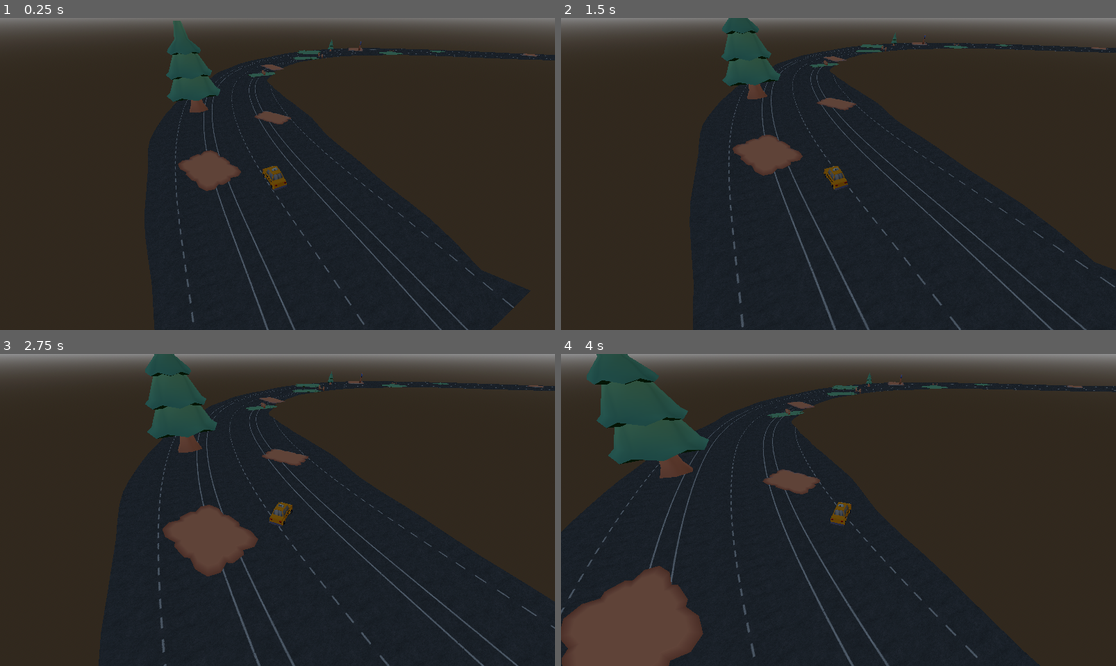
Above: before the commit, frames 1-4 (two rows, left to right).
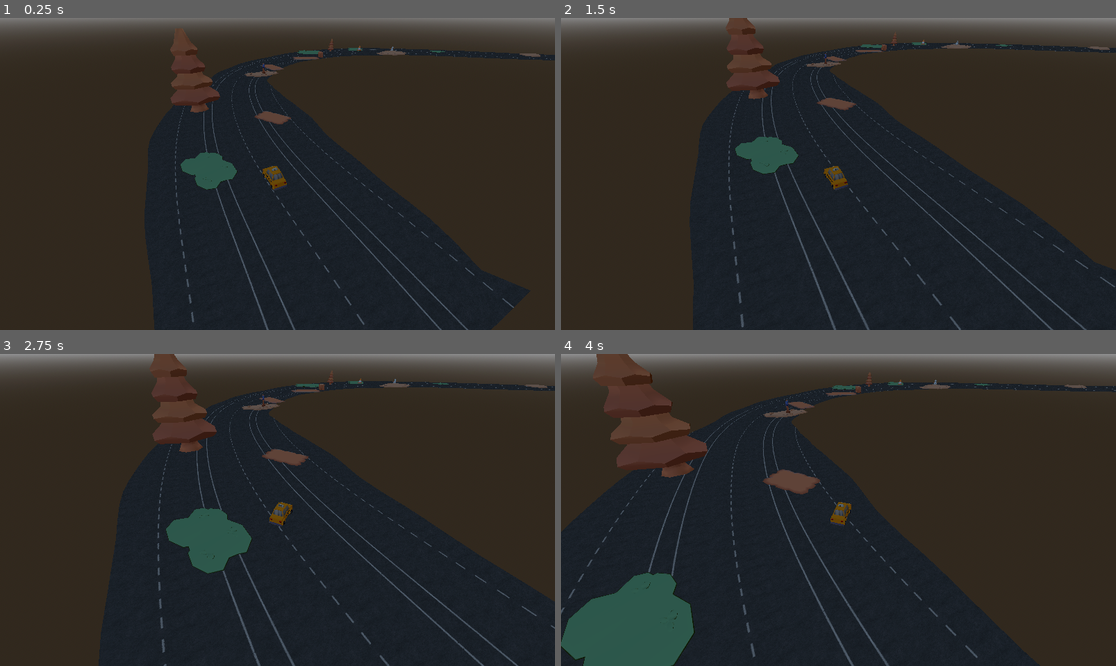
Above: after the commit, the same moments.

Repository: RuntimeRebelsStudio/YouAreYourOwnEnemy
Game: Godot game, scene res://scenes/main/main.tscn
Two runs of this game, one before a commit and one after it. Both use one fixed random seed, a clock stepped at 60 frames per second and the inputs below.
Inputs:
- Up to frame 1 (0.25 s): no input
- Up to frame 2 (1.5 s): hold D (right) 0.53-1.28 s; hold S (backward) from 1.28 s (still down)
- Up to frame 3 (2.75 s): release S (backward) at 2.03 s; hold D (right) from 2.03 s (still down)
- Up to frame 4 (4 s): release D (right) at 2.78 s; hold W (forward) 2.78-3.53 s; hold A (left) from 3.53 s (still down)

The runs differ from the first frame. In frame 1, 2.7% of the frame differs, in the area x 29-98%, y 0-56%; in frame 2, 2.9%; in frame 3, 5.1%; in frame 4, 11%, in the area x 0-95%, y 0-100%.

Commit message:
feat: New obstacles

Diff:
--- /dev/null
+++ b/scenes/obstacle/box.tscn
@@ -0,0 +1,25 @@
+[gd_scene format=3 uid="uid://bx324nd5hgaa1"]
+
+[ext_resource type="Script" uid="uid://dawbdelns5vi6" path="res://scenes/obstacle/obstacle.gd" id="1_223ev"]
+[ext_resource type="PackedScene" uid="uid://dmqhhhqquv1tv" path="res://assets/obstacle/FBX-car/box.fbx" id="2_223ev"]
+
+[sub_resource type="BoxShape3D" id="BoxShape3D_6v33g"]
+size = Vector3(0.70043945, 0.70513916, 0.7020874)
+
+[sub_resource type="BoxShape3D" id="BoxShape3D_8ri8m"]
+size = Vector3(0.71429443, 0.7180176, 0.7180176)
+
+[node name="Box" type="StaticBody3D" unique_id=1566826809]
+script = ExtResource("1_223ev")
+
+[node name="box" parent="." unique_id=2061963513 instance=ExtResource("2_223ev")]
+
+[node name="CollisionShape3D" type="CollisionShape3D" parent="." unique_id=1496283988]
+transform = Transform3D(1, 0, 0, 0, 1, 0, 0, 0, 1, -0.0008544922, 0.3565979, -0.002532959)
+shape = SubResource("BoxShape3D_6v33g")
+
+[node name="HitBox" type="Area3D" parent="." unique_id=1867456083]
+
+[node name="CollisionShape3D" type="CollisionShape3D" parent="HitBox" unique_id=1636489866]
+transform = Transform3D(1, 0, 0, 0, 1, 0, 0, 0, 1, 0.0011291504, 0.35437012, -0.0028076172)
+shape = SubResource("BoxShape3D_8ri8m")
--- a/scenes/obstacle/character-archer.tscn
+++ b/scenes/obstacle/character-archer.tscn
@@ -1,6 +1,6 @@
 [gd_scene format=3 uid="uid://c41qrik1upfj0"]
 
-[ext_resource type="PackedScene" uid="uid://b5lkei6o0omgo" path="res://assets/obstacle/FBX/character-archer.fbx" id="1_g0304"]
+[ext_resource type="PackedScene" uid="uid://chpk0gwrey258" path="res://assets/obstacle/FBX-forest/character-archer.fbx" id="1_g0304"]
 [ext_resource type="Script" uid="uid://dawbdelns5vi6" path="res://scenes/obstacle/obstacle.gd" id="1_gaqt4"]
 
 [sub_resource type="BoxShape3D" id="BoxShape3D_6v33g"]
@@ -19,7 +19,7 @@
 script = ExtResource("1_gaqt4")
 max_scale = 5.0
 
-[node name="character-archer" parent="." unique_id=1425049990 instance=ExtResource("1_g0304")]
+[node name="character-archer2" parent="." unique_id=1926406595 instance=ExtResource("1_g0304")]
 
 [node name="CollisionShape3D2" type="CollisionShape3D" parent="." unique_id=2121591627]
 transform = Transform3D(1, 0, 0, 0, 1, 0, 0, 0, 1, 0.00061035156, 0.4896698, 0.0024414063)
--- /dev/null
+++ b/scenes/obstacle/cone.tscn
@@ -0,0 +1,26 @@
+[gd_scene format=3 uid="uid://csnbpxd6du13x"]
+
+[ext_resource type="Script" uid="uid://dawbdelns5vi6" path="res://scenes/obstacle/obstacle.gd" id="1_dlyd5"]
+[ext_resource type="PackedScene" uid="uid://dn6qpw3tmmvxo" path="res://assets/obstacle/FBX-car/cone.fbx" id="2_dlyd5"]
+
+[sub_resource type="BoxShape3D" id="BoxShape3D_awc0p"]
+size = Vector3(0.46655273, 0.5921631, 0.4673462)
+
+[sub_resource type="BoxShape3D" id="BoxShape3D_8ri8m"]
+size = Vector3(0.47766113, 0.6027832, 0.47302246)
+
+[node name="Cone" type="StaticBody3D" unique_id=624668857]
+script = ExtResource("1_dlyd5")
+max_scale = 4.0
+
+[node name="cone" parent="." unique_id=1150060469 instance=ExtResource("2_dlyd5")]
+
+[node name="CollisionShape3D" type="CollisionShape3D" parent="." unique_id=2138968162]
+transform = Transform3D(1, 0, 0, 0, 1, 0, 0, 0, 1, -0.0015869141, 0.30096436, -0.0011291504)
+shape = SubResource("BoxShape3D_awc0p")
+
+[node name="HitBox" type="Area3D" parent="." unique_id=257463025]
+
+[node name="CollisionShape3D" type="CollisionShape3D" parent="HitBox" unique_id=1870510370]
+transform = Transform3D(1, 0, 0, 0, 1, 0, 0, 0, 1, 6.1035156e-05, 0.30065918, -0.00079345703)
+shape = SubResource("BoxShape3D_8ri8m")
--- a/scenes/obstacle/dirt_patch.tscn
+++ b/scenes/obstacle/dirt_patch.tscn
@@ -1,7 +1,7 @@
 [gd_scene format=3 uid="uid://b5a0ee58quw6w"]
 
 [ext_resource type="Script" uid="uid://xhnkyc8p0cin" path="res://scenes/obstacle/patch.gd" id="1_s68ox"]
-[ext_resource type="PackedScene" uid="uid://br43qrdgqy181" path="res://assets/obstacle/FBX/patch-dirt.fbx" id="2_s68ox"]
+[ext_resource type="PackedScene" uid="uid://cvikybif3a2ql" path="res://assets/obstacle/FBX-forest/patch-dirt.fbx" id="2_s68ox"]
 
 [sub_resource type="BoxShape3D" id="BoxShape3D_8ri8m"]
 size = Vector3(0.88319397, 0.15344238, 0.8859558)
@@ -9,8 +9,8 @@
 [node name="DirtPatch" type="Area3D" unique_id=1886335771]
 script = ExtResource("1_s68ox")
 
+[node name="patch-dirt2" parent="." unique_id=1364344542 instance=ExtResource("2_s68ox")]
+
 [node name="CollisionShape3D" type="CollisionShape3D" parent="." unique_id=898003675]
 transform = Transform3D(1, 0, 0, 0, 1, 0, 0, 0, 1, -0.01108551, 0.07672119, 0.011764526)
 shape = SubResource("BoxShape3D_8ri8m")
-
-[node name="patch-dirt" parent="." unique_id=668612467 instance=ExtResource("2_s68ox")]
--- a/scenes/obstacle/fence.tscn
+++ b/scenes/obstacle/fence.tscn
@@ -1,6 +1,6 @@
 [gd_scene format=3 uid="uid://w18hi4430yl8"]
 
-[ext_resource type="PackedScene" uid="uid://cgnq58u4nxaoa" path="res://assets/obstacle/FBX/fence.fbx" id="1_7g223"]
+[ext_resource type="PackedScene" uid="uid://dyv4dq8a316sq" path="res://assets/obstacle/FBX-forest/fence.fbx" id="1_7g223"]
 [ext_resource type="Script" uid="uid://dawbdelns5vi6" path="res://scenes/obstacle/obstacle.gd" id="1_22en1"]
 
 [sub_resource type="BoxShape3D" id="BoxShape3D_7g223"]
@@ -13,7 +13,7 @@
 script = ExtResource("1_22en1")
 max_scale = 4.0
 
-[node name="fence" parent="." unique_id=947928132 instance=ExtResource("1_7g223")]
+[node name="fence2" parent="." unique_id=264562992 instance=ExtResource("1_7g223")]
 
 [node name="CollisionShape3D" type="CollisionShape3D" parent="." unique_id=1656015015]
 transform = Transform3D(1, 0, 0, 0, 1, 0, 0, 0, 1, -0.009033203, 0.2052002, 0.004135132)
--- a/scenes/obstacle/flag.tscn
+++ b/scenes/obstacle/flag.tscn
@@ -1,7 +1,7 @@
 [gd_scene format=3 uid="uid://ctqlorav2l0je"]
 
 [ext_resource type="Script" uid="uid://dawbdelns5vi6" path="res://scenes/obstacle/obstacle.gd" id="1_cqdqj"]
-[ext_resource type="PackedScene" uid="uid://blt2gw782t0t6" path="res://assets/obstacle/FBX/flag.fbx" id="2_2ba2j"]
+[ext_resource type="PackedScene" uid="uid://n46wyoeuisgb" path="res://assets/obstacle/FBX-forest/flag.fbx" id="2_2ba2j"]
 
 [sub_resource type="BoxShape3D" id="BoxShape3D_cqdqj"]
 size = Vector3(0.14593506, 0.75038147, 0.15184021)
@@ -16,7 +16,7 @@
 script = ExtResource("1_cqdqj")
 max_scale = 7.0
 
-[node name="flag" parent="." unique_id=1534784782 instance=ExtResource("2_2ba2j")]
+[node name="flag2" parent="." unique_id=276072822 instance=ExtResource("2_2ba2j")]
 
 [node name="CollisionShape3D" type="CollisionShape3D" parent="." unique_id=334687442]
 transform = Transform3D(1, 0, 0, 0, 1, 0, 0, 0, 1, 0.0057678223, 0.37747955, -0.0005874634)
--- a/scenes/obstacle/grass_patch.tscn
+++ b/scenes/obstacle/grass_patch.tscn
@@ -1,7 +1,7 @@
 [gd_scene format=3 uid="uid://ddinchd45rroe"]
 
 [ext_resource type="Script" uid="uid://xhnkyc8p0cin" path="res://scenes/obstacle/patch.gd" id="1_5e71b"]
-[ext_resource type="PackedScene" uid="uid://deqao05wuulp4" path="res://assets/obstacle/FBX/patch-grass.fbx" id="1_mvifc"]
+[ext_resource type="PackedScene" uid="uid://craka22g2m4o5" path="res://assets/obstacle/FBX-forest/patch-grass.fbx" id="1_mvifc"]
 
 [sub_resource type="BoxShape3D" id="BoxShape3D_8ri8m"]
 size = Vector3(0.88319397, 0.15344238, 0.8859558)
@@ -9,7 +9,7 @@
 [node name="GrassPatch" type="Area3D" unique_id=1886335771]
 script = ExtResource("1_5e71b")
 
-[node name="patch-grass" parent="." unique_id=154619513 instance=ExtResource("1_mvifc")]
+[node name="patch-grass2" parent="." unique_id=1604982856 instance=ExtResource("1_mvifc")]
 
 [node name="CollisionShape3D" type="CollisionShape3D" parent="." unique_id=898003675]
 transform = Transform3D(1, 0, 0, 0, 1, 0, 0, 0, 1, -0.01108551, 0.07672119, 0.011764526)
--- /dev/null
+++ b/scenes/obstacle/pine_fall.tscn
@@ -0,0 +1,40 @@
+[gd_scene format=3 uid="uid://c452hmrrmfxvi"]
+
+[ext_resource type="PackedScene" uid="uid://dy6wj4w8wowu6" path="res://assets/obstacle/FBX-graveyard/pine-fall.fbx" id="1_1hmha"]
+[ext_resource type="Script" uid="uid://dawbdelns5vi6" path="res://scenes/obstacle/obstacle.gd" id="1_u8r7e"]
+
+[sub_resource type="BoxShape3D" id="BoxShape3D_u8r7e"]
+size = Vector3(0.4597168, 0.33068848, 0.3918457)
+
+[sub_resource type="BoxShape3D" id="BoxShape3D_7vq2e"]
+size = Vector3(0.98657227, 1.8119507, 1.1499634)
+
+[sub_resource type="BoxShape3D" id="BoxShape3D_8ri8m"]
+size = Vector3(0.48657227, 0.5024414, 0.42248535)
+
+[sub_resource type="BoxShape3D" id="BoxShape3D_6v33g"]
+size = Vector3(1, 1.8497314, 1.1809082)
+
+[node name="PineFall" type="StaticBody3D" unique_id=1814486384]
+script = ExtResource("1_u8r7e")
+max_scale = 7.0
+
+[node name="pine-fall" parent="." unique_id=1186503612 instance=ExtResource("1_1hmha")]
+
+[node name="CollisionShape3D" type="CollisionShape3D" parent="." unique_id=1160076257]
+transform = Transform3D(1, 0, 0, 0, 1, 0, 0, 0, 1, -0.013793945, 0.14483643, -0.004760742)
+shape = SubResource("BoxShape3D_u8r7e")
+
+[node name="CollisionShape3D2" type="CollisionShape3D" parent="." unique_id=1538773012]
+transform = Transform3D(1, 0, 0, 0, 1, 0, 0, 0, 1, 0.00061035156, 1.2701164, -0.0025939941)
+shape = SubResource("BoxShape3D_7vq2e")
+
+[node name="HitBox" type="Area3D" parent="." unique_id=1968219292]
+
+[node name="CollisionShape3D" type="CollisionShape3D" parent="HitBox" unique_id=285128858]
+transform = Transform3D(1, 0, 0, 0, 1, 0, 0, 0, 1, -0.018188477, 0.2487793, -0.0065307617)
+shape = SubResource("BoxShape3D_8ri8m")
+
+[node name="CollisionShape3D2" type="CollisionShape3D" parent="HitBox" unique_id=2058740270]
+transform = Transform3D(1, 0, 0, 0, 1, 0, 0, 0, 1, 0, 1.2771217, -0.0010986328)
+shape = SubResource("BoxShape3D_6v33g")
--- a/scenes/obstacle/rocks-low.tscn
+++ b/scenes/obstacle/rocks-low.tscn
@@ -1,6 +1,6 @@
 [gd_scene format=3 uid="uid://bpg7mlyejki43"]
 
-[ext_resource type="PackedScene" uid="uid://4o0fd1i1xs7r" path="res://assets/obstacle/FBX/rocks-low.fbx" id="1_uvkgx"]
+[ext_resource type="PackedScene" uid="uid://w7v42a0lkn20" path="res://assets/obstacle/FBX-forest/rocks-low.fbx" id="1_uvkgx"]
 [ext_resource type="Script" uid="uid://dawbdelns5vi6" path="res://scenes/obstacle/obstacle.gd" id="2_v6wdc"]
 
 [sub_resource type="BoxShape3D" id="BoxShape3D_8ri8m"]
@@ -13,7 +13,7 @@
 script = ExtResource("2_v6wdc")
 max_scale = 5.0
 
-[node name="rocks-low" parent="." unique_id=2040545796 instance=ExtResource("1_uvkgx")]
+[node name="rocks-low" parent="." unique_id=305773558 instance=ExtResource("1_uvkgx")]
 
 [node name="CollisionShape3D" type="CollisionShape3D" parent="." unique_id=241264509]
 transform = Transform3D(1, 0, 0, 0, 1, 0, 0, 0, 1, 0, 0.24194336, 0)
--- /dev/null
+++ b/scenes/obstacle/sand_foliage_patch.tscn
@@ -0,0 +1,18 @@
+[gd_scene format=3 uid="uid://hst4bjqfi5bk"]
+
+[ext_resource type="Script" uid="uid://xhnkyc8p0cin" path="res://scenes/obstacle/patch.gd" id="1_6vbn7"]
+[ext_resource type="PackedScene" uid="uid://nregmfxm5dcb" path="res://assets/obstacle/FBX-pirate/patch-sand-foliage.fbx" id="2_6vbn7"]
+
+[sub_resource type="BoxShape3D" id="BoxShape3D_8ri8m"]
+size = Vector3(7.735626, 0.31451416, 6.021576)
+
+[node name="Area3D" type="Area3D" unique_id=1075371587]
+script = ExtResource("1_6vbn7")
+min_scale = 0.5
+max_scale = 2.0
+
+[node name="patch-sand-foliage" parent="." unique_id=356321220 instance=ExtResource("2_6vbn7")]
+
+[node name="CollisionShape3D" type="CollisionShape3D" parent="." unique_id=639479436]
+transform = Transform3D(1, 0, 0, 0, 1, 0, 0, 0, 1, -0.0025177002, 0.16201782, -0.0019683838)
+shape = SubResource("BoxShape3D_8ri8m")
--- /dev/null
+++ b/scenes/obstacle/snowman.tscn
@@ -0,0 +1,26 @@
+[gd_scene format=3 uid="uid://c2yoq0dr5pqrg"]
+
+[ext_resource type="Script" uid="uid://dawbdelns5vi6" path="res://scenes/obstacle/obstacle.gd" id="1_nph86"]
+[ext_resource type="PackedScene" uid="uid://dymthyly7tumy" path="res://assets/obstacle/FBX-xmas/snowman.fbx" id="2_sfuhg"]
+
+[sub_resource type="BoxShape3D" id="BoxShape3D_6v33g"]
+size = Vector3(0.68847656, 1.046814, 0.5246582)
+
+[sub_resource type="BoxShape3D" id="BoxShape3D_8ri8m"]
+size = Vector3(0.70288086, 1.0634766, 0.54577637)
+
+[node name="Snowman" type="StaticBody3D" unique_id=2006115782]
+script = ExtResource("1_nph86")
+max_scale = 4.0
+
+[node name="snowman" parent="." unique_id=946478320 instance=ExtResource("2_sfuhg")]
+
+[node name="CollisionShape3D" type="CollisionShape3D" parent="." unique_id=1663737926]
+transform = Transform3D(1, 0, 0, 0, 1, 0, 0, 0, 1, -0.0014648438, 0.53604126, -0.033081055)
+shape = SubResource("BoxShape3D_6v33g")
+
+[node name="HitBox" type="Area3D" parent="." unique_id=324456234]
+
+[node name="CollisionShape3D" type="CollisionShape3D" parent="HitBox" unique_id=1927407153]
+transform = Transform3D(1, 0, 0, 0, 1, 0, 0, 0, 1, -0.002319336, 0.53466797, -0.03375244)
+shape = SubResource("BoxShape3D_8ri8m")
--- a/scenes/obstacle/stones.tscn
+++ b/scenes/obstacle/stones.tscn
@@ -1,6 +1,6 @@
 [gd_scene format=3 uid="uid://b1uiwfsgaerr"]
 
-[ext_resource type="PackedScene" uid="uid://bikdr6wn6hs45" path="res://assets/obstacle/FBX/stones.fbx" id="1_g7tp3"]
+[ext_resource type="PackedScene" uid="uid://bbrgrv61wobfa" path="res://assets/obstacle/FBX-forest/stones.fbx" id="1_g7tp3"]
 [ext_resource type="Script" uid="uid://dawbdelns5vi6" path="res://scenes/obstacle/obstacle.gd" id="1_x57wq"]
 
 [sub_resource type="BoxShape3D" id="BoxShape3D_6v33g"]
@@ -12,7 +12,7 @@
 [node name="Stones" type="StaticBody3D" unique_id=531490265]
 script = ExtResource("1_x57wq")
 
-[node name="stones" parent="." unique_id=1625228352 instance=ExtResource("1_g7tp3")]
+[node name="stones" parent="." unique_id=405993982 instance=ExtResource("1_g7tp3")]
 
 [node name="CollisionShape3D" type="CollisionShape3D" parent="." unique_id=233868164]
 transform = Transform3D(1, 0, 0, 0, 1, 0, 0, 0, 1, -0.0034179688, 0.23006439, 0.024902344)
--- /dev/null
+++ b/scenes/obstacle/tracktor-shovel.tscn
@@ -0,0 +1,26 @@
+[gd_scene format=3 uid="uid://cr3cxry76m15i"]
+
+[ext_resource type="Script" uid="uid://dawbdelns5vi6" path="res://scenes/obstacle/obstacle.gd" id="1_l31vn"]
+[ext_resource type="PackedScene" uid="uid://ddwlxdtf83hu" path="res://assets/obstacle/FBX-car/tractor-shovel.fbx" id="2_xxa2m"]
+
+[sub_resource type="BoxShape3D" id="BoxShape3D_6v33g"]
+size = Vector3(1.6206055, 1.4663086, 2.437561)
+
+[sub_resource type="BoxShape3D" id="BoxShape3D_8ri8m"]
+size = Vector3(1.6724243, 1.5224609, 2.4802246)
+
+[node name="TracktorShovel" type="StaticBody3D" unique_id=864367755]
+script = ExtResource("1_l31vn")
+max_scale = 4.0
+
+[node name="tractor-shovel" parent="." unique_id=1213568491 instance=ExtResource("2_xxa2m")]
+
+[node name="CollisionShape3D" type="CollisionShape3D" parent="." unique_id=690633559]
+transform = Transform3D(1, 0, 0, 0, 1, 0, 0, 0, 1, -0.0036621094, 0.7385254, -0.0047912598)
+shape = SubResource("BoxShape3D_6v33g")
+
+[node name="HitBox" type="Area3D" parent="." unique_id=1986585027]
+
+[node name="CollisionShape3D" type="CollisionShape3D" parent="HitBox" unique_id=1210195423]
+transform = Transform3D(1, 0, 0, 0, 1, 0, 0, 0, 1, 0.0018005371, 0.7524414, -0.005004883)
+shape = SubResource("BoxShape3D_8ri8m")
--- a/scenes/obstacle/tree.tscn
+++ b/scenes/obstacle/tree.tscn
@@ -1,7 +1,7 @@
 [gd_scene format=3 uid="uid://cdbh3i6uulvxm"]
 
 [ext_resource type="Script" uid="uid://dawbdelns5vi6" path="res://scenes/obstacle/obstacle.gd" id="1_3i47e"]
-[ext_resource type="PackedScene" uid="uid://bwu28qm06x7tt" path="res://assets/obstacle/FBX/tree.fbx" id="1_o6cn5"]
+[ext_resource type="PackedScene" uid="uid://bqx8nktjjtoxj" path="res://assets/obstacle/FBX-forest/tree.fbx" id="1_o6cn5"]
 
 [sub_resource type="BoxShape3D" id="BoxShape3D_8nufa"]
 size = Vector3(0.33161926, 0.29673767, 0.3789673)
@@ -18,8 +18,6 @@
 [node name="Tree" type="StaticBody3D" unique_id=576092604]
 script = ExtResource("1_3i47e")
 max_scale = 10.0
-
-[node name="tree" parent="." unique_id=1189309522 instance=ExtResource("1_o6cn5")]
 
 [node name="CollisionShape3D2" type="CollisionShape3D" parent="." unique_id=1363724005]
 transform = Transform3D(1, 0, 0, 0, 1, 0, 0, 0, 1, -0.0005569458, 0.15016937, -0.0018615723)
@@ -38,3 +36,5 @@
 [node name="CollisionShape3D2" type="CollisionShape3D" parent="HitBox" unique_id=880134434]
 transform = Transform3D(1, 0, 0, 0, 1, 0, 0, 0, 1, -0.0005493164, 0.15029907, -0.0014648438)
 shape = SubResource("BoxShape3D_8ri8m")
+
+[node name="tree" parent="." unique_id=579856087 instance=ExtResource("1_o6cn5")]
--- a/scenes/track/track_chunk.tscn
+++ b/scenes/track/track_chunk.tscn
@@ -9,13 +9,19 @@
 [ext_resource type="PackedScene" uid="uid://ctqlorav2l0je" path="res://scenes/obstacle/flag.tscn" id="7_06kto"]
 [ext_resource type="PackedScene" uid="uid://b1uiwfsgaerr" path="res://scenes/obstacle/stones.tscn" id="8_3ujw3"]
 [ext_resource type="PackedScene" uid="uid://ddinchd45rroe" path="res://scenes/obstacle/grass_patch.tscn" id="9_544tm"]
+[ext_resource type="PackedScene" uid="uid://csnbpxd6du13x" path="res://scenes/obstacle/cone.tscn" id="9_u0o3u"]
 [ext_resource type="PackedScene" uid="uid://b5a0ee58quw6w" path="res://scenes/obstacle/dirt_patch.tscn" id="10_556pl"]
+[ext_resource type="PackedScene" uid="uid://bx324nd5hgaa1" path="res://scenes/obstacle/box.tscn" id="10_b8ivy"]
+[ext_resource type="PackedScene" uid="uid://cr3cxry76m15i" path="res://scenes/obstacle/tracktor-shovel.tscn" id="11_pifpi"]
+[ext_resource type="PackedScene" uid="uid://c2yoq0dr5pqrg" path="res://scenes/obstacle/snowman.tscn" id="12_egvxw"]
+[ext_resource type="PackedScene" uid="uid://hst4bjqfi5bk" path="res://scenes/obstacle/sand_foliage_patch.tscn" id="13_b8ivy"]
+[ext_resource type="PackedScene" uid="uid://c452hmrrmfxvi" path="res://scenes/obstacle/pine_fall.tscn" id="13_u2be5"]
 
 [node name="TrackChunk" type="StaticBody3D" unique_id=443274225]
 script = ExtResource("1_c1u5b")
 road_texture = ExtResource("2_joh5a")
-obstacle_scenes = Array[PackedScene]([ExtResource("6_hvr2s"), ExtResource("3_joh5a"), ExtResource("7_06kto"), ExtResource("4_hvr2s"), ExtResource("8_3ujw3"), ExtResource("5_06kto"), ExtResource("5_06kto")])
-patch_scenes = Array[PackedScene]([ExtResource("9_544tm"), ExtResource("9_544tm"), ExtResource("10_556pl"), ExtResource("10_556pl")])
+obstacle_scenes = Array[PackedScene]([ExtResource("5_06kto"), ExtResource("8_3ujw3"), ExtResource("4_hvr2s"), ExtResource("7_06kto"), ExtResource("3_joh5a"), ExtResource("9_u0o3u"), ExtResource("6_hvr2s"), ExtResource("10_b8ivy"), ExtResource("11_pifpi"), ExtResource("12_egvxw"), ExtResource("13_u2be5")])
+patch_scenes = Array[PackedScene]([ExtResource("13_b8ivy"), ExtResource("9_544tm"), ExtResource("10_556pl")])
 
 [node name="MeshInstance" type="MeshInstance3D" parent="." unique_id=1918029248]
 
Binary file added: assets/obstacle/FBX-car/Textures/colormap.png
Not shown, added: assets/obstacle/FBX-car/Textures/colormap.png.import
Binary file added: assets/obstacle/FBX-car/ambulance.fbx
Not shown, added: assets/obstacle/FBX-car/ambulance.fbx.import
Binary file added: assets/obstacle/FBX-car/box.fbx
Not shown, added: assets/obstacle/FBX-car/box.fbx.import
Binary file added: assets/obstacle/FBX-car/cone-flat.fbx
Not shown, added: assets/obstacle/FBX-car/cone-flat.fbx.import
Binary file added: assets/obstacle/FBX-car/cone.fbx
Not shown, added: assets/obstacle/FBX-car/cone.fbx.import
Binary file added: assets/obstacle/FBX-car/debris-bolt.fbx
Not shown, added: assets/obstacle/FBX-car/debris-bolt.fbx.import
(and 689 more such lines)
